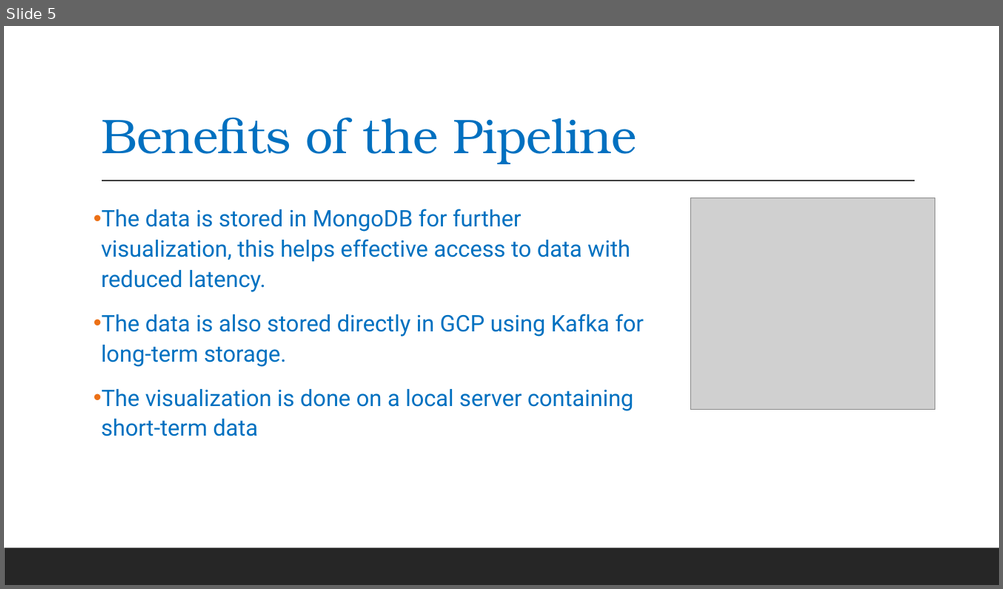
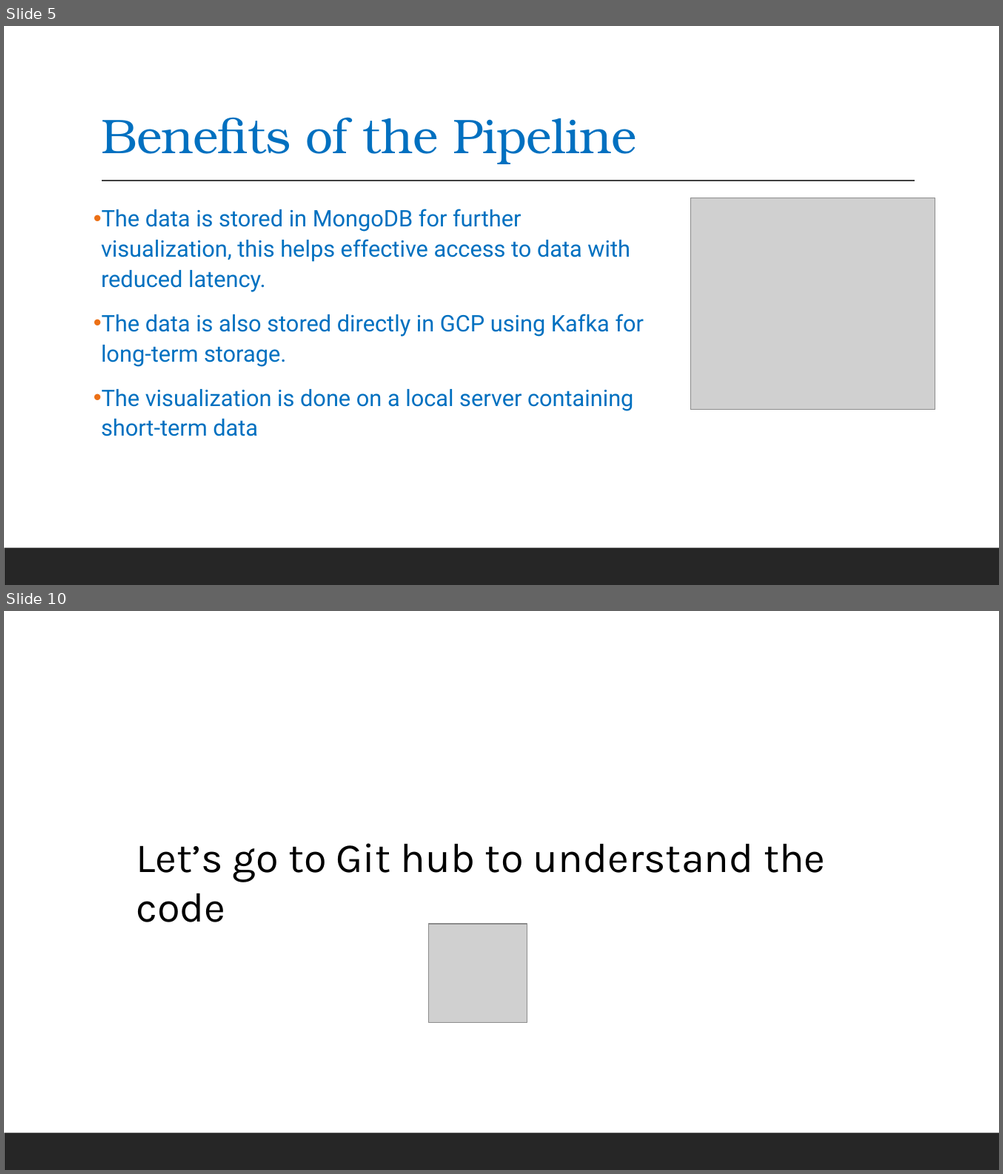
Before and after one commit to Rohaan28/Data_Engineering_Project, a slide deck: Data Engineering 2.pptx. Shown one above the other, each under a label of ours: slide 5 before the commit, slides 5 and 10 after it; the slides between them are not shown. The pictures are 1003x589 and 1003x1174 pixels, drawn with LibreOffice and Linux fonts; fonts in the diff are those of the drawing; grey boxes stand for pictures. Boxes give left, top, right and bottom in pixels: in the first picture for what was removed or moved away, otherwise in the second. Text is boxed around its words. In the diff, an @@ line names an element or a change of style, - is before the commit and + after.

```diff
--- a/Data Engineering 2.pptx
+++ b/Data Engineering 2.pptx
@@ slide 10 added at (x1=4, y1=611, x2=999, y2=1170), background #FFFFFF; not listed: 1 template element that a slide beside it also shows @@
@@ text added at (x1=136, y1=843, x2=825, y2=883), 40 pt, text #000000 @@
+Let’s go to Git hub to understand the code
@@ picture added at (x1=429, y1=924, x2=527, y2=1023) @@
```
Also in this commit, not shown: 3 slides changed, 3 other slides added, 2 slides removed.
